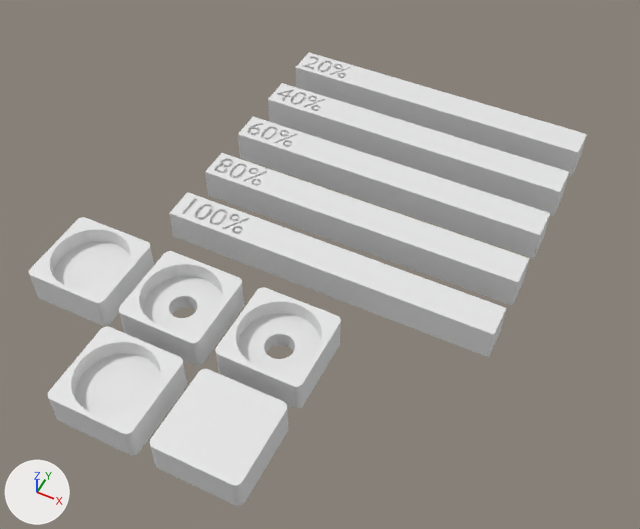
Renders of the Blender file Blender filer/Experiment_File.blend from each side of a commit.
One viewpoint serves both versions: a camera (50 mm lens) standing at (102.0, -91.0, 184.0) and looking at (22.0, 69.0, -16.0). Every picture has the same lights, and +X, +Y and +Z are marked at lower left.

The first picture shows '1x1x10 _ 100%', '1x1x10 _ 20%', '1x1x10 _ 40%', '1x1x10 _ 60%', '1x1x10 _ 80%', 'Cutting_Die', 'Cutting_Die (-100%)', 'Cutting_Die (-101.0115%)', 'Cutting_Die 1.0115% 5%', 'Cutting_Die.001'.
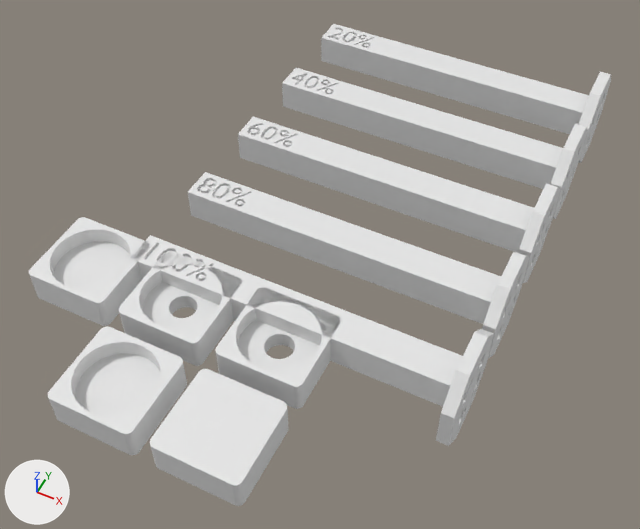
Patch to the scene script:
```diff
--- a/Blender filer/Experiment_File.blend.py
+++ b/Blender filer/Experiment_File.blend.py
@@ me_cube @@
 # used by ob_1x1x10___100; location = (30.0, 60.0, -5.0); rotation_euler = (0.0, 0.0, 1.571), in degrees (0, 0, 90); scale = (1.0, 10.0, 1.0)
-me_cube.from_pydata(...)  # 798 vertices, 795 faces; spans x -5.0..5.0, y -5.0..5.0, z -5.0..5.0
+me_cube.from_pydata(...)  # 902 vertices, 903 faces; spans x -14.23..14.23, y -5.0..5.0, z -14.23..14.23
+# me_cube part 1: 104 vertices added at x -14.23..14.23, y -5.0..-4.65, z -14.23..14.23
@@ me_cube_006 @@
 # used by ob_1x1x10___80; location = (30.0, 80.0, -5.0); rotation_euler = (0.0, 0.0, 1.571), in degrees (0, 0, 90); scale = (1.0, 10.0, 1.0)
-me_cube_006.from_pydata(...)  # 983 vertices, 983 faces; spans x -5.0..5.0, y -5.0..5.0, z -5.0..5.0
+me_cube_006.from_pydata(...)  # 1087 vertices, 1091 faces; spans x -14.23..14.23, y -5.0..5.0, z -14.23..14.23
+# me_cube_006 part 2: 104 vertices added at x -14.23..14.23, y -5.0..-4.65, z -14.23..14.23
@@ me_cube_007 @@
 # used by ob_1x1x10___60; location = (30.0, 100.0, -5.0)
-me_cube_007.from_pydata(...)  # 838 vertices, 837 faces; spans x -50.0..50.0, y -5.0..5.0, z -5.0..5.0
+me_cube_007.from_pydata(...)  # 942 vertices, 945 faces; spans x -50.0..50.0, y -14.2..14.2, z -14.2..14.2
+# me_cube_007 part 3: 104 vertices added at x 46.5..50.0, y -14.2..14.2, z -14.2..14.2
@@ me_cube_008 @@
 # used by ob_1x1x10___40; location = (30.0, 120.0, -5.0); rotation_euler = (0.0, 0.0, 1.571), in degrees (0, 0, 90); scale = (1.0, 10.0, 1.0)
-me_cube_008.from_pydata(...)  # 629 vertices, 626 faces; spans x -5.0..5.0, y -5.0..5.0, z -5.0..5.0
+me_cube_008.from_pydata(...)  # 733 vertices, 734 faces; spans x -14.23..14.23, y -5.0..5.0, z -14.23..14.23
+# me_cube_008 part 4: 104 vertices added at x -14.23..14.23, y -5.0..-4.65, z -14.23..14.23
@@ me_cube_009 @@
 # used by ob_1x1x10___20; location = (30.0, 140.0, -5.0); rotation_euler = (0.0, 0.0, 1.571), in degrees (0, 0, 90); scale = (1.0, 10.0, 1.0)
-me_cube_009.from_pydata(...)  # 775 vertices, 771 faces; spans x -5.0..5.0, y -5.0..5.0, z -5.0..5.0
+me_cube_009.from_pydata(...)  # 879 vertices, 879 faces; spans x -14.23..14.23, y -5.0..5.0, z -14.23..14.23
+# me_cube_009 part 5: 104 vertices added at x -14.23..14.23, y -5.0..-4.65, z -14.23..14.23
@@ ob_1x1x10___100 @@
 ob_1x1x10___100 = bpy.data.objects.new('1x1x10 _ 100%', me_cube)
-ob_1x1x10___100.location = (30.0, 60.0, -5.0)
+ob_1x1x10___100.location = (30.0, 40.0, -5.0)
 ob_1x1x10___100.rotation_euler = (0.0, 0.0, 1.571)  # degrees (0, 0, 90)
@@ ob_1x1x10___80 @@
 ob_1x1x10___80 = bpy.data.objects.new('1x1x10 _ 80%', me_cube_006)
-ob_1x1x10___80.location = (30.0, 80.0, -5.0)
+ob_1x1x10___80.location = (30.0, 70.0, -5.0)
 ob_1x1x10___80.rotation_euler = (0.0, 0.0, 1.571)  # degrees (0, 0, 90)
@@ ob_1x1x10___40 @@
 ob_1x1x10___40 = bpy.data.objects.new('1x1x10 _ 40%', me_cube_008)
-ob_1x1x10___40.location = (30.0, 120.0, -5.0)
+ob_1x1x10___40.location = (30.0, 130.0, -5.0)
 ob_1x1x10___40.rotation_euler = (0.0, 0.0, 1.571)  # degrees (0, 0, 90)
@@ ob_1x1x10___20 @@
 ob_1x1x10___20 = bpy.data.objects.new('1x1x10 _ 20%', me_cube_009)
-ob_1x1x10___20.location = (30.0, 140.0, -5.0)
+ob_1x1x10___20.location = (30.0, 160.0, -5.0)
 ob_1x1x10___20.rotation_euler = (0.0, 0.0, 1.571)  # degrees (0, 0, 90)
```

Location of each change, (x1, y1, x2, y2) in pixels of the pictures (640 x 529 px):
'1x1x10 _ 100%', reshaped, moved (7% wider, 28% taller)
    before: (169, 192, 506, 357)
    after: (132, 235, 494, 446)
'1x1x10 _ 80%', reshaped, moved (22% taller)
    before: (205, 153, 529, 305)
    after: (188, 172, 529, 358)
'1x1x10 _ 20%', reshaped, moved (12% taller)
    before: (296, 52, 587, 176)
    after: (321, 24, 611, 163)
'1x1x10 _ 40%', reshaped, moved (13% taller)
    before: (268, 83, 569, 216)
    after: (282, 68, 587, 219)
'1x1x10 _ 60%', reshaped (18% taller)
    before: (238, 117, 550, 258)
    after: (238, 117, 560, 283)
part 1 of me_cube, added
    after: (138, 236, 494, 446)
part 2 of me_cube_006, added
    after: (188, 172, 529, 358)
part 3 of me_cube_007, added
    after: (238, 117, 560, 283)
part 4 of me_cube_008, added
    after: (282, 68, 587, 219)
part 5 of me_cube_009, added
    after: (321, 25, 611, 163)
